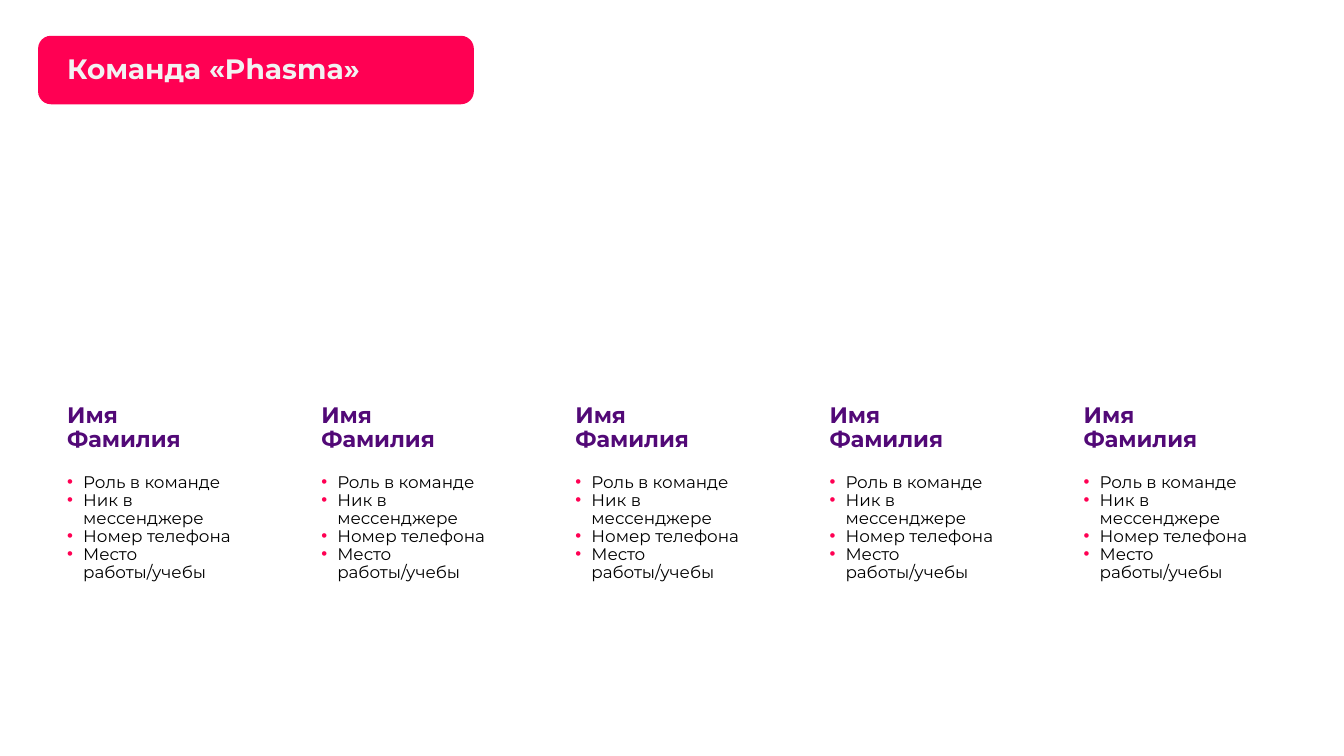
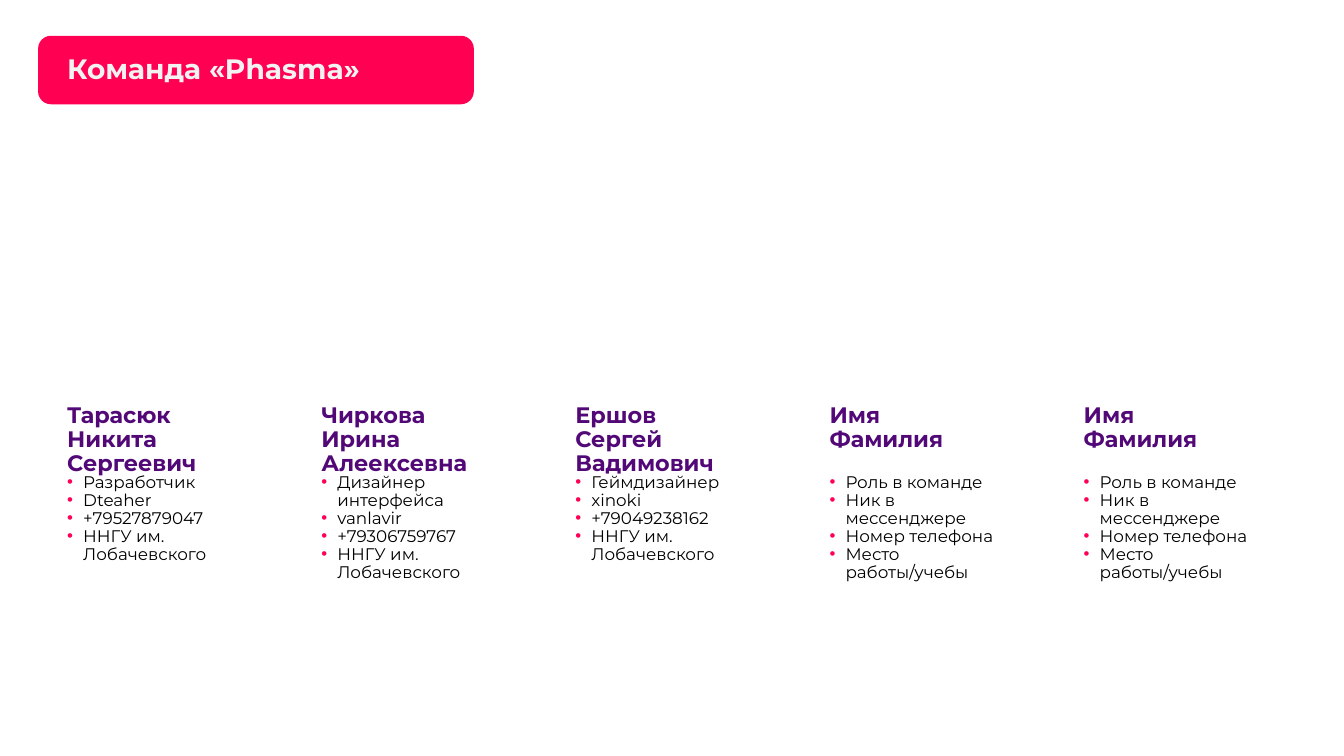
Before and after one commit to Dteaher/Phasma_-, a slide deck: slide 3 of Phasma/presentation/Город-Хвостиков-Phasma-0.17.pptx. Drawn at 1344x756 pixels with LibreOffice and Linux fonts; fonts in the diff are those of the drawing; background and template pictures are left out. Boxes give left, top, right and bottom in pixels: in the first picture for what was removed or moved away, otherwise in the second. Text is boxed around its words. In the diff, an @@ line names an element or a change of style, - is before the commit and + after.

Commit message:
Restore supplied team member slide in final presentation

```diff
--- a/Phasma/presentation/Город-Хвостиков-Phasma-0.17.pptx
+++ b/Phasma/presentation/Город-Хвостиков-Phasma-0.17.pptx
@@ text at [67, 407, 196, 477]: text changed @@
-Имя Фамилия
+Тарасюк Никита Сергеевич
@@ text at [321, 407, 467, 477]: text changed @@
-Имя Фамилия
+Чиркова Ирина Алеексевна
@@ text at [575, 407, 713, 477]: text changed @@
-Имя Фамилия
+Ершов Сергей Вадимович
@@ text at [83, 471, 206, 560]: text changed @@
-• Роль в команде
-• Ник в мессенджере
-• Номер телефона
-• Место работы/учебы
+• Разработчик
+• Dteaher
+• +79527879047
+• ННГУ им. Лобачевского
@@ text at [337, 471, 460, 578]: text changed @@
-• Роль в команде
-• Ник в мессенджере
-• Номер телефона
-• Место работы/учебы
+• Дизайнер интерфейса
+• vanlavir
+• +79306759767
+• ННГУ им. Лобачевского
@@ text at [591, 471, 719, 560]: text changed @@
-• Роль в команде
-• Ник в мессенджере
-• Номер телефона
-• Место работы/учебы
+• Геймдизайнер
+• xinoki
+• +79049238162
+• ННГУ им. Лобачевского
```
